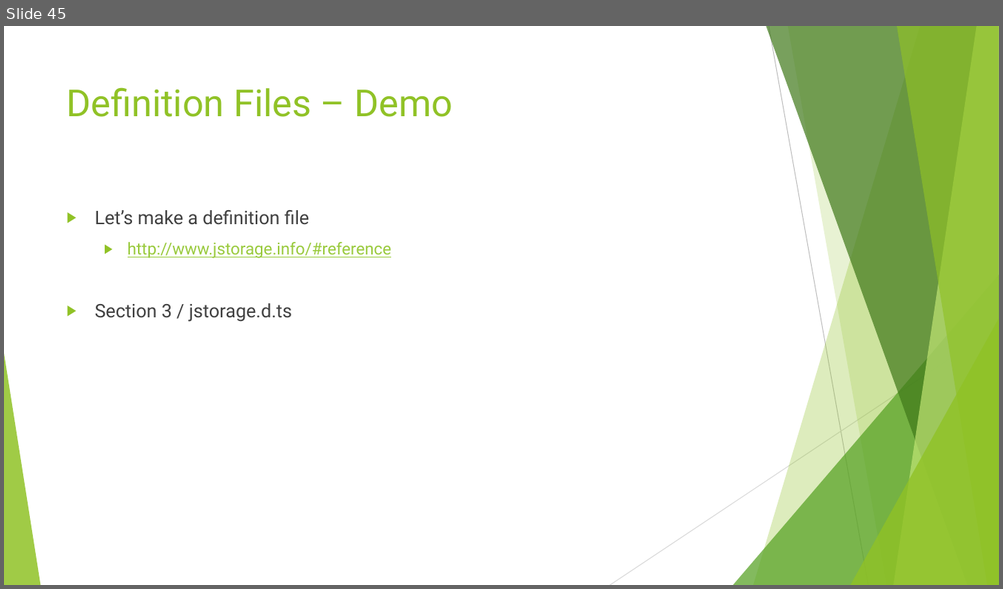
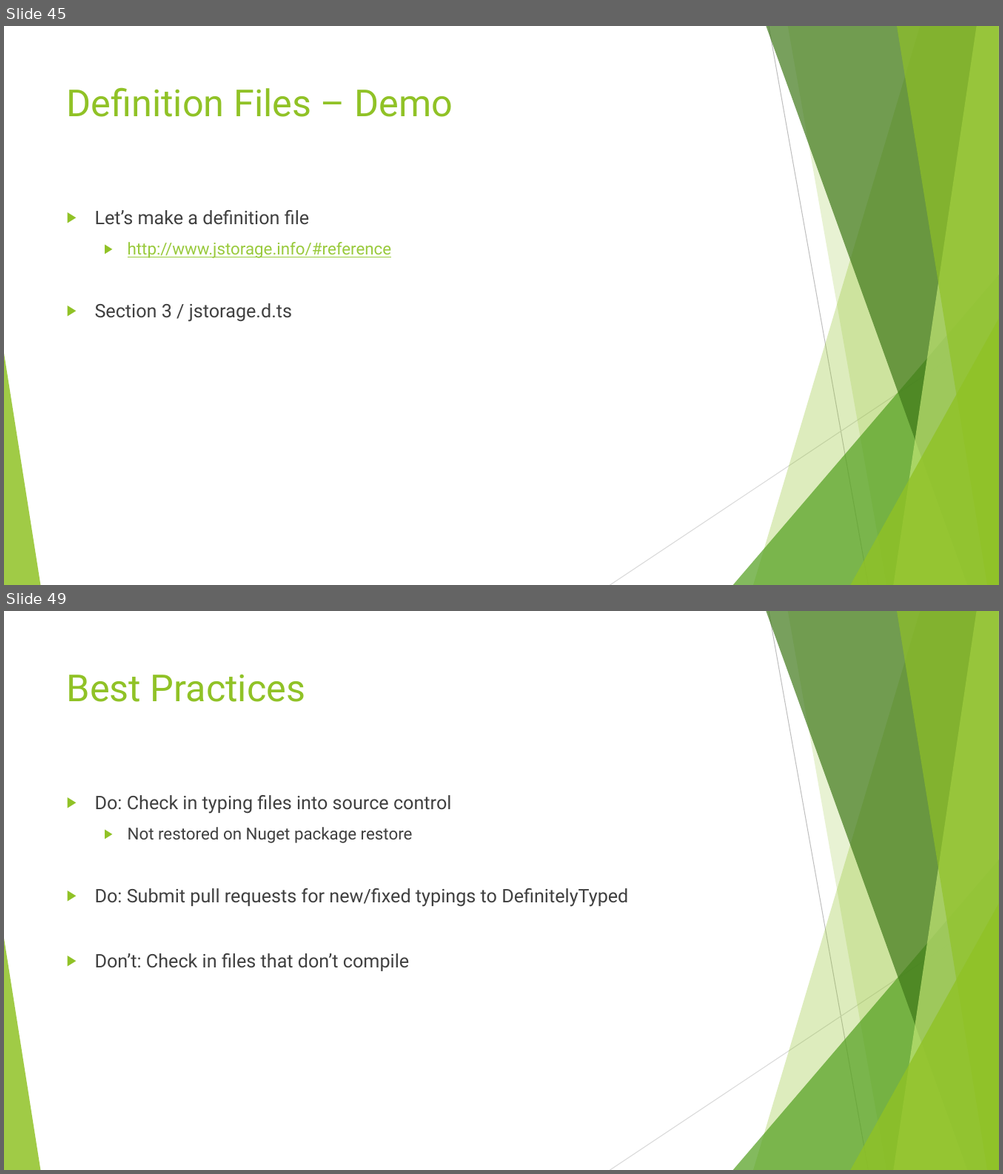
Before and after one commit to dflor003/typescript-fundamentals, a slide deck: Presentation/TypeScriptFundamentals.pptx. Shown one above the other, each under a label of ours: slide 45 before the commit, slides 45 and 49 after it; the slides between them are not shown. The pictures are 1003x589 and 1003x1174 pixels, drawn with LibreOffice and Linux fonts; fonts in the diff are those of the drawing. Boxes give left, top, right and bottom in pixels: in the first picture for what was removed or moved away, otherwise in the second. Text is boxed around its words. In the diff, an @@ line names an element or a change of style, - is before the commit and + after.

```diff
--- a/Presentation/TypeScriptFundamentals.pptx
+++ b/Presentation/TypeScriptFundamentals.pptx
@@ slide 49 added at [4,611,999,1170], background #FFFFFF; not listed: 10 template elements that a slide beside it also shows @@
@@ title added at [67,674,305,702], 36 pt, text #90C226 @@
+Best Practices
@@ text added at [95,795,628,971], 18 pt, text #404040 @@
+▶ Do: Check in typing files into source control
+  ▶ Not restored on Nuget package restore
+▶ Do: Submit pull requests for new/fixed typings to DefinitelyTyped
+▶ Don’t: Check in files that don’t compile
```
Also in this commit, not shown: 3 other slides added.
